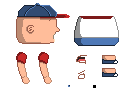
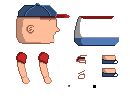
Comparing the layer stacks of the two 130 × 99 images. Changes:
painted on "Body" over [111, 16, 119, 45]
